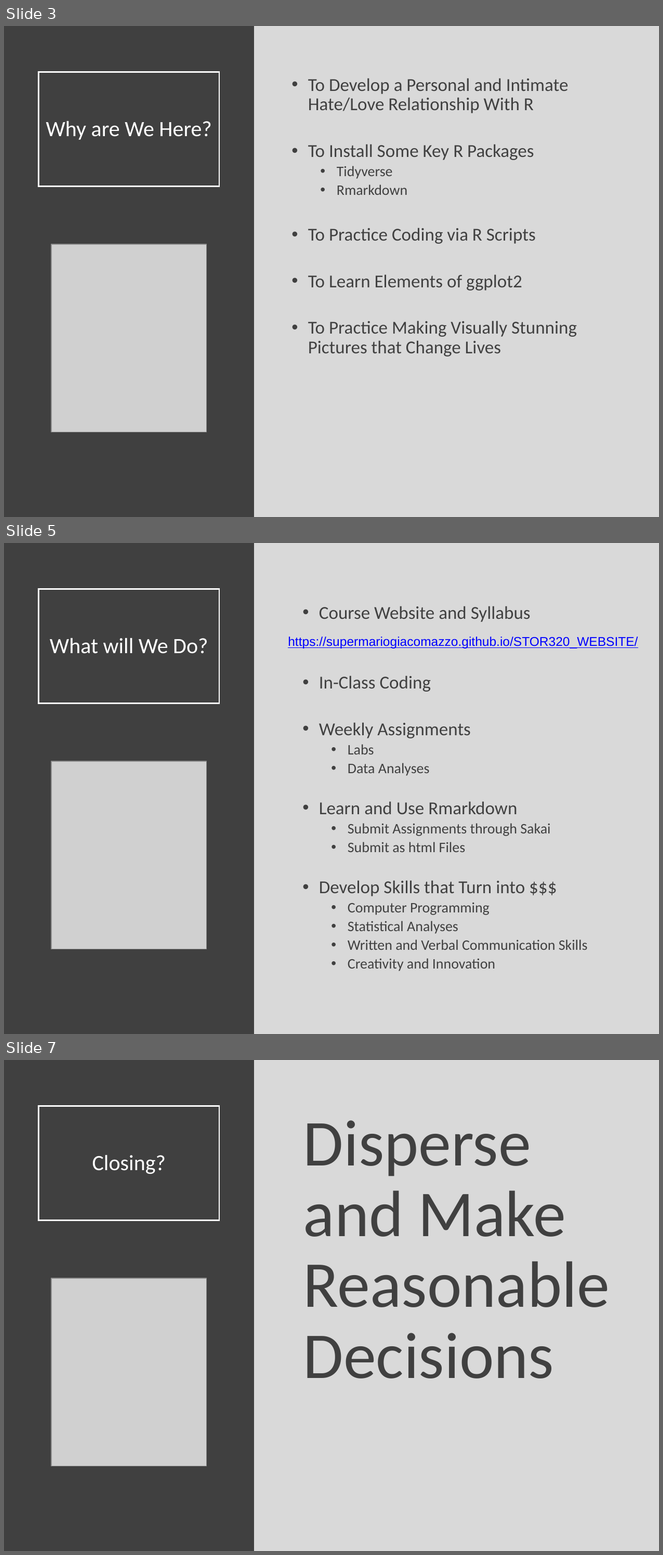
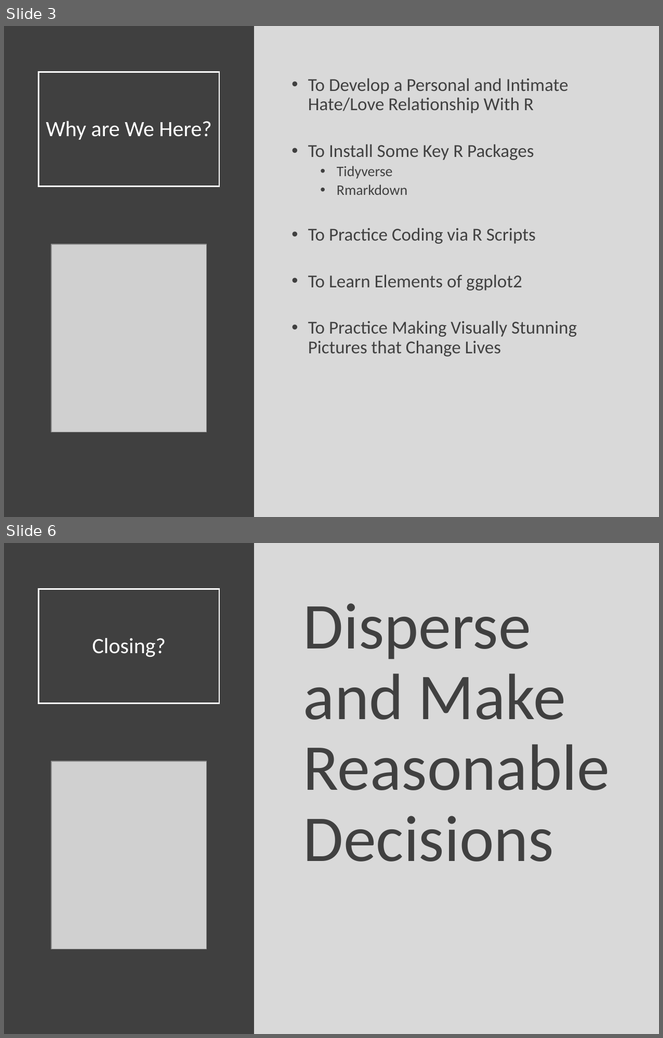
Before and after one commit to Yixf-Self/STOR320_WEBSITE, a slide deck: Lectures/Lecture 2/STOR 320 Lecture 2.pptx. Shown one above the other, each under a label of ours: slides 3, 5 and 7 before the commit, slides 3 and 6 after it; the slides between them are not shown. The pictures are 663x1555 and 663x1038 pixels, drawn with LibreOffice and Linux fonts; fonts in the diff are those of the drawing; grey boxes stand for pictures. Boxes give left, top, right and bottom in pixels: in the first picture for what was removed or moved away, otherwise in the second. Text is boxed around its words. In the diff, an @@ line names an element or a change of style, - is before the commit and + after.

```diff
--- a/Lectures/Lecture 2/STOR 320 Lecture 2.pptx
+++ b/Lectures/Lecture 2/STOR 320 Lecture 2.pptx
@@ slide 5 removed at (4, 543, 659, 1034), background #D9D9D9 @@
@@ rectangle removed at (4, 543, 254, 1034) @@
@@ title removed at (39, 589, 220, 704) @@
-What will We Do?
@@ text removed at (319, 606, 588, 971) @@
-• Course Website and Syllabus
-• In-Class Coding
-• Weekly Assignments
-  • Labs
-  • Data Analyses
-• Learn and Use Rmarkdown
-  • Submit Assignments through Sakai
-  • Submit as html Files
-• Develop Skills that Turn into $$$
-  • Computer Programming
-  • Statistical Analyses
-  • Written and Verbal Communication Skills
-  • Creativity and Innovation
@@ text removed at (288, 637, 638, 649) @@
-https://supermariogiacomazzo.github.io/STOR320_WEBSITE/
@@ picture removed at (51, 761, 206, 949) @@
@@ what was slide 7 is now slide 6 @@
```
Also in this commit, not shown: 1 slide changed, 2 slides added, 2 other slides removed, 9 other files.
